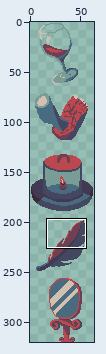
One commit to this pixel-art file: src/assets/art/package_details.aseprite. Above: a wide view before the commit, with the close-up outlined.
Close-up. Old version:
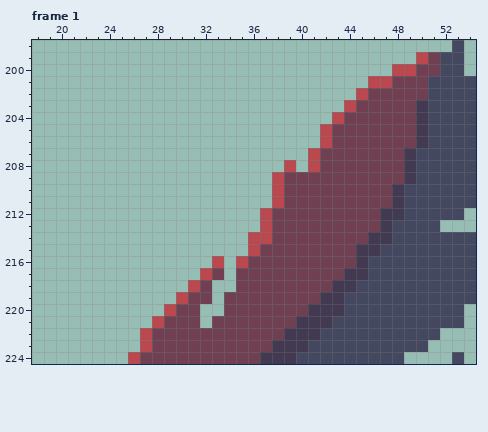
64x320 pixels, 4 frames. Shown: frame 1: x 18..54, y 198..224. The commit also changed other frames or places, which this record leaves out.
Once edited:
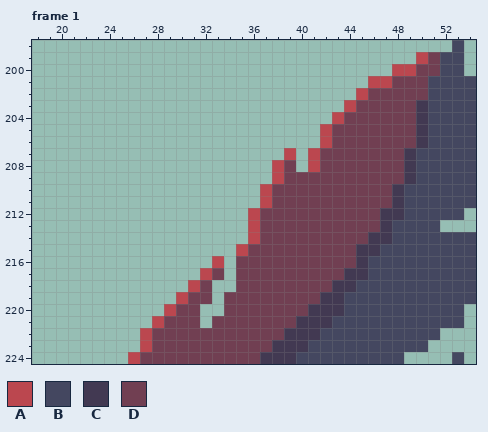
Palette (. is transparent): A #bb474f  B #444760  C #423952  D #713f52
What changed:
Changed rows in their new state; - is an unchanged pixel.
Frame 1:
first column x 35:
207 ----A
208 ---AD
210 --AD-
211 --AD-
212 -AD--
213 -AD--
214 --D--
215 AD---
216 D----
Pixel boxes of the changes (left, top, right, bottom) in both close-ups:
changed: (236, 148, 296, 268)
